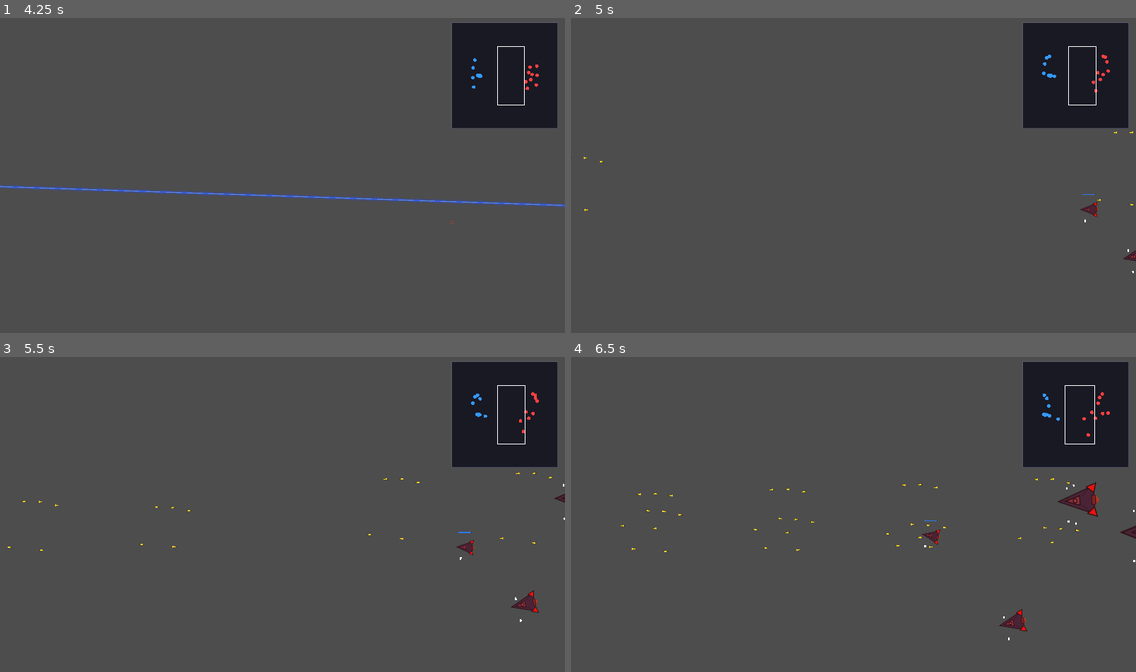
Above: before the commit, frames 1-4 (two rows, left to right).
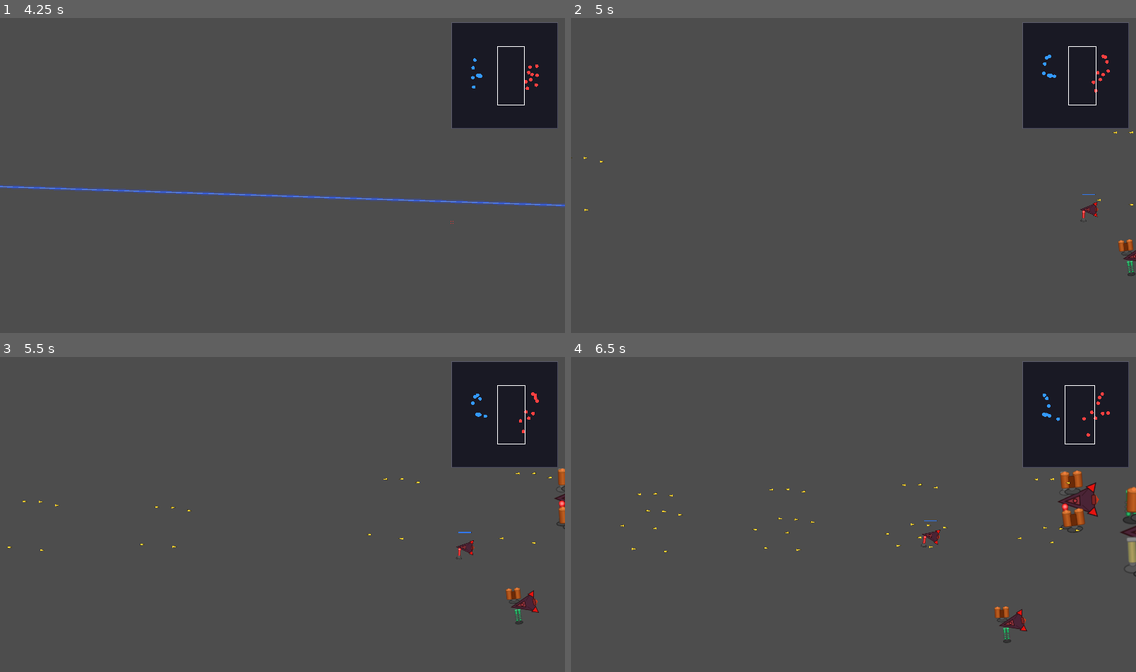
Above: after the commit, the same moments.

Repository: ZhanXuzhao/SpaceRTS
Game: Godot game, scene res://scenes/main.tscn
The game is run twice, just before and just after one commit, with the same random seed, the same clock (stepped at 60 frames per second) and the same inputs.
Inputs (mouse positions are in pixels of both pictures, inside the frame that each line leads up to):
- Up to frame 1 (4.25 s): tap Enter at 0.5 s; move the mouse to (406, 159) at 0.52 s; hold W 0.53-1.25 s; tap R at 0.6 s; click (406, 159) at 0.67 s; drag from (169, 191) to (254, 238) at 1.27 s; move the mouse to (339, 106) at 2.02 s; hold W 2.03-2.75 s; tap H at 2.1 s; drag from (254, 238) to (113, 128) at 2.77 s; move the mouse to (452, 222) at 3.52 s; hold A from 3.53 s (still down); tap G at 3.6 s
- Up to frame 2 (5 s): release A at 4.25 s; drag from (684, 128) to (768, 93) at 4.27 s
- Up to frame 3 (5.5 s): move the mouse to (310, 514) at 5.02 s; hold A from 5.03 s (still down); tap X at 5.1 s; click (310, 514) at 5.17 s
- Up to frame 4 (6.5 s): release A at 5.75 s; drag from (768, 432) to (842, 514) at 5.77 s

Frame 1 is identical in both runs. In frame 2, 0.1% of the frame differs, in the area x 90-100%, y 61-82%; in frame 3, 0.3%; in frame 4, 0.9%, in the area x 62-100%, y 36-91%.

Commit message:
feat: use weapon SVG textures for weapon sprites
- Add Cannon.svg, Laser.svg, MissileLauncher.svg, PD.svg

- Weapon sprites load SVG textures by weapon type

- Add refresh_weapon_visuals() public method

- Call refresh_weapon_visuals() in main.gd and _launch_drone

- Remove unused generated texture placeholder code

Diff:
--- /dev/null
+++ b/assets/weapon_launcher/Cannon.svg
@@ -0,0 +1,17 @@
+<svg xmlns="http://www.w3.org/2000/svg" viewBox="0 0 64 64">
+  <defs>
+    <linearGradient id="g" x1="0%" y1="0%" x2="100%" y2="0%">
+      <stop offset="0%" stop-color="#7a7a4a"/>
+      <stop offset="50%" stop-color="#b0a060"/>
+      <stop offset="100%" stop-color="#7a7a4a"/>
+    </linearGradient>
+  </defs>
+  <!-- 底座 -->
+  <ellipse cx="32" cy="48" rx="12" ry="6" fill="#555" stroke="#333" stroke-width="1.5"/>
+  <!-- 旋转台 -->
+  <circle cx="32" cy="40" r="5" fill="#666" stroke="#444" stroke-width="1"/>
+  <!-- 炮管 -->
+  <rect x="26" y="6" width="12" height="34" rx="3" fill="url(#g)" stroke="#555" stroke-width="1"/>
+  <!-- 炮口 -->
+  <rect x="25" y="4" width="14" height="6" rx="2" fill="#888" stroke="#555" stroke-width="1"/>
+</svg>
--- /dev/null
+++ b/assets/weapon_launcher/Laser.svg
@@ -0,0 +1,20 @@
+<svg xmlns="http://www.w3.org/2000/svg" viewBox="0 0 64 64">
+  <defs>
+    <linearGradient id="g" x1="0%" y1="0%" x2="100%" y2="0%">
+      <stop offset="0%" stop-color="#b01818"/>
+      <stop offset="50%" stop-color="#e03030"/>
+      <stop offset="100%" stop-color="#b01818"/>
+    </linearGradient>
+  </defs>
+  <!-- 底座 -->
+  <ellipse cx="32" cy="50" rx="14" ry="5" fill="#444" stroke="#222" stroke-width="1.5"/>
+  <!-- 旋转基座 -->
+  <rect x="24" y="38" width="16" height="12" rx="2" fill="#555" stroke="#333" stroke-width="1"/>
+  <!-- 激光发射管 -->
+  <rect x="27" y="6" width="10" height="32" rx="4" fill="url(#g)" stroke="#900" stroke-width="1"/>
+  <!-- 发射头 -->
+  <circle cx="32" cy="8" r="6" fill="#ff4444" stroke="#cc0000" stroke-width="1"/>
+  <circle cx="32" cy="8" r="3" fill="#ff8888"/>
+  <!-- 能量管 -->
+  <rect x="30" y="14" width="4" height="24" rx="2" fill="#ff6666" opacity="0.6"/>
+</svg>
--- /dev/null
+++ b/assets/weapon_launcher/MissileLauncher.svg
@@ -0,0 +1,24 @@
+<svg xmlns="http://www.w3.org/2000/svg" viewBox="0 0 64 64">
+  <defs>
+    <linearGradient id="g" x1="0%" y1="0%" x2="100%" y2="0%">
+      <stop offset="0%" stop-color="#8a3a10"/>
+      <stop offset="50%" stop-color="#c06020"/>
+      <stop offset="100%" stop-color="#8a3a10"/>
+    </linearGradient>
+  </defs>
+  <!-- 底座 -->
+  <ellipse cx="32" cy="52" rx="16" ry="6" fill="#444" stroke="#222" stroke-width="1.5"/>
+  <!-- 旋转台 -->
+  <circle cx="32" cy="44" r="7" fill="#555" stroke="#333" stroke-width="1"/>
+  <!-- 左发射管 -->
+  <rect x="10" y="12" width="18" height="32" rx="3" fill="url(#g)" stroke="#6a2a08" stroke-width="1"/>
+  <ellipse cx="19" cy="14" rx="9" ry="4" fill="#d07030" stroke="#8a4a18" stroke-width="1"/>
+  <!-- 右发射管 -->
+  <rect x="36" y="12" width="18" height="32" rx="3" fill="url(#g)" stroke="#6a2a08" stroke-width="1"/>
+  <ellipse cx="45" cy="14" rx="9" ry="4" fill="#d07030" stroke="#8a4a18" stroke-width="1"/>
+  <!-- 中间连接 -->
+  <rect x="26" y="20" width="12" height="24" rx="2" fill="#6a2a08" stroke="#4a1a00" stroke-width="1"/>
+  <!-- 导弹头提示 -->
+  <circle cx="19" cy="12" r="3" fill="#ff8844" opacity="0.7"/>
+  <circle cx="45" cy="12" r="3" fill="#ff8844" opacity="0.7"/>
+</svg>
--- /dev/null
+++ b/assets/weapon_launcher/PD.svg
@@ -0,0 +1,23 @@
+<svg xmlns="http://www.w3.org/2000/svg" viewBox="0 0 64 64">
+  <defs>
+    <linearGradient id="g" x1="0%" y1="0%" x2="100%" y2="0%">
+      <stop offset="0%" stop-color="#1a8a50"/>
+      <stop offset="50%" stop-color="#30c070"/>
+      <stop offset="100%" stop-color="#1a8a50"/>
+    </linearGradient>
+  </defs>
+  <!-- 底座 -->
+  <ellipse cx="32" cy="50" rx="12" ry="5" fill="#333" stroke="#222" stroke-width="1.5"/>
+  <!-- 旋转台 -->
+  <circle cx="32" cy="44" r="4" fill="#444" stroke="#333" stroke-width="1"/>
+  <!-- 炮管（短而粗的速射炮） -->
+  <rect x="24" y="10" width="6" height="34" rx="2" fill="url(#g)" stroke="#0a6a30" stroke-width="1"/>
+  <rect x="34" y="10" width="6" height="34" rx="2" fill="url(#g)" stroke="#0a6a30" stroke-width="1"/>
+  <!-- 散热片 -->
+  <rect x="22" y="24" width="20" height="3" rx="1" fill="#555" stroke="#333" stroke-width="0.5"/>
+  <rect x="22" y="30" width="20" height="3" rx="1" fill="#555" stroke="#333" stroke-width="0.5"/>
+  <rect x="22" y="36" width="20" height="3" rx="1" fill="#555" stroke="#333" stroke-width="0.5"/>
+  <!-- 炮口 -->
+  <rect x="23" y="8" width="8" height="4" rx="1" fill="#40d080" stroke="#1a8a50" stroke-width="0.5"/>
+  <rect x="33" y="8" width="8" height="4" rx="1" fill="#40d080" stroke="#1a8a50" stroke-width="0.5"/>
+</svg>
--- a/scenes/unit.tscn
+++ b/scenes/unit.tscn
@@ -9,7 +9,7 @@
 [node name="Unit" type="Area2D" unique_id=1394312140]
 script = ExtResource("1")
 
-[node name="Body" type="Node2D" parent="."]
+[node name="Body" type="Node2D" parent="." unique_id=2143682964]
 
 [node name="Sprite2D" type="Sprite2D" parent="Body" unique_id=665428622]
 texture = ExtResource("2_k673f")
--- a/scripts/main.gd
+++ b/scripts/main.gd
@@ -718,6 +718,7 @@
 
 	for i in range(unit.slot_count):
 		unit._slot_weapons[i] = loadout[i]
+	unit.refresh_weapon_visuals()
 
 	return unit
 
--- a/scripts/unit.gd
+++ b/scripts/unit.gd
@@ -454,6 +454,7 @@
 	# 随机分配武器
 	for i in range(d.slot_count):
 		d._slot_weapons[i] = Weapon.create_random()
+	d.refresh_weapon_visuals()
 	# 环绕母舰
 	d.orbit_target(self, CFG.DRONE_ORBIT_RADIUS)
 	d._home_battleship = self
@@ -947,13 +948,27 @@
 	var ws = Sprite2D.new()
 	ws.name = "Weapon" + str(index)
 	ws.position = _slot_offsets_scaled[index]
-	var img = Image.create(8, 16, false, Image.FORMAT_RGBA8)
-	img.fill(Color(0, 0, 0, 0))
-	for x in range(8):
-		for y in range(4, 16):
-			img.set_pixel(x, y, Color.WHITE)
-	ws.texture = ImageTexture.create_from_image(img)
-	ws.centered = false
-	ws.position -= Vector2(4, 8)
+	ws.texture = load("res://assets/weapon_launcher/Cannon.svg")
+	ws.centered = true
+	ws.scale = Vector2.ONE * _size_mult
 	_body.add_child(ws)
 	_weapon_sprites.append(ws)
+
+
+## 根据武器类型返回对应 SVG 纹理路径
+const WEAPON_TEX_PATHS: Dictionary = {
+	Weapon.WeaponType.BULLET: "res://assets/weapon_launcher/Cannon.svg",
+	Weapon.WeaponType.LASER: "res://assets/weapon_launcher/Laser.svg",
+	Weapon.WeaponType.MISSILE: "res://assets/weapon_launcher/MissileLauncher.svg",
+	Weapon.WeaponType.PD: "res://assets/weapon_launcher/PD.svg",
+}
+
+## 刷新所有武器槽位的 Sprite2D 纹理（在外部赋值 _slot_weapons 后调用）
+func refresh_weapon_visuals() -> void:
+	for i in range(min(_weapon_sprites.size(), _slot_weapons.size())):
+		var w = _slot_weapons[i]
+		if w != null and WEAPON_TEX_PATHS.has(w.weapon_type):
+			_weapon_sprites[i].texture = load(WEAPON_TEX_PATHS[w.weapon_type])
+			_weapon_sprites[i].visible = true
+		else:
+			_weapon_sprites[i].visible = false
